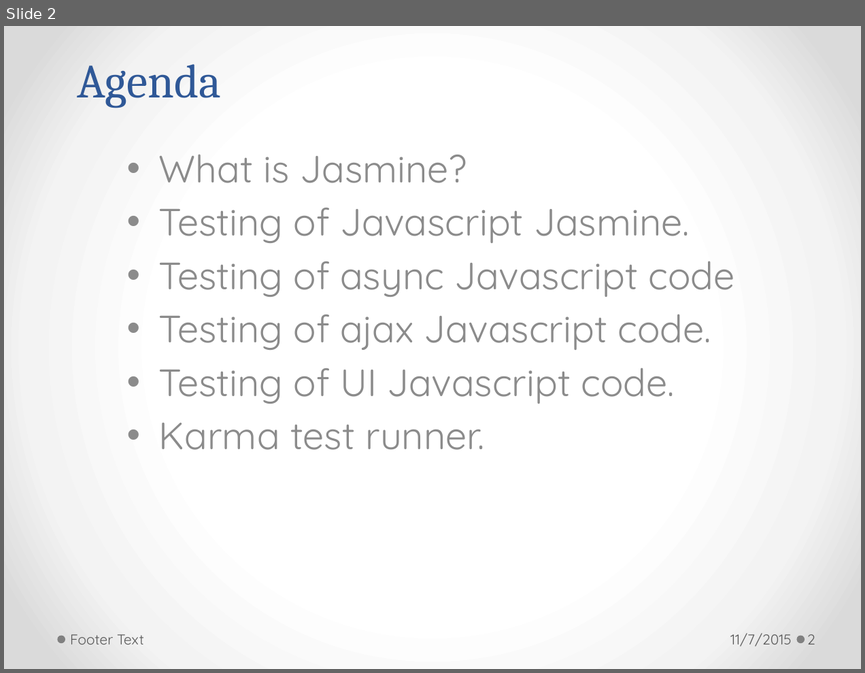
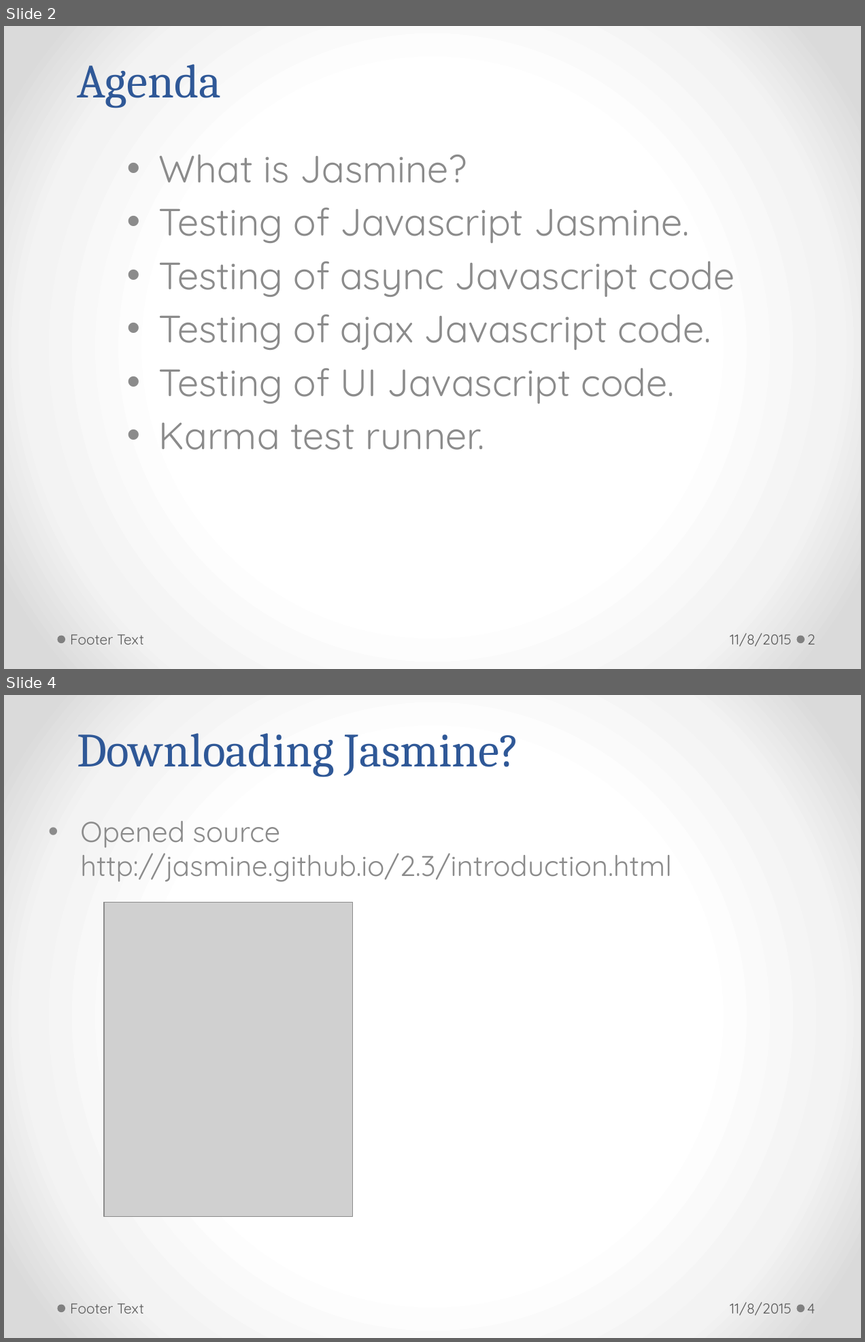
Before and after one commit to h-t-tran/work, a slide deck: brownbag/jamine/tech-presentation-jasmine.pptx. Shown one above the other, each under a label of ours: slide 2 before the commit, slides 2 and 4 after it; the slides between them are not shown. The pictures are 865x673 and 865x1342 pixels, drawn with LibreOffice and Linux fonts; fonts in the diff are those of the drawing; grey boxes stand for pictures. Boxes give left, top, right and bottom in pixels: in the first picture for what was removed or moved away, otherwise in the second. Text is boxed around its words. In the diff, an @@ line names an element or a change of style, - is before the commit and + after.

```diff
--- a/brownbag/jamine/tech-presentation-jasmine.pptx
+++ b/brownbag/jamine/tech-presentation-jasmine.pptx
@@ slide 4 added at <box>4,695,861,1338</box>, background gradient #FFFFFF to #F4F4F4 to #DADADA; not listed: 2 template elements that a slide beside it also shows @@
@@ title added at <box>77,733,519,777</box>, 40 pt, text #2F5897 @@
+Downloading Jasmine?
@@ subtitle added at <box>80,821,672,882</box>, 24 pt, text #8C8C8C @@
+• Opened source http://jasmine.github.io/2.3/introduction.html
@@ picture added at <box>104,902,353,1217</box> @@
@@ text added at <box>70,1303,144,1313</box>, 12 pt, text #595959 @@
+Footer Text
@@ text added at <box>730,1302,791,1315</box>, 12 pt, text #595959 @@
+11/8/2015
@@ page number added at <box>807,1303,815,1313</box>, 12 pt, text #595959 @@
+4
@@ slide 2 changed as well @@
@@ text at <box>730,633,791,646</box>: text changed @@
-11/7/2015
+11/8/2015
```
Also in this commit, not shown: 12 other slides changed, 4 other slides added, 21 other files.
